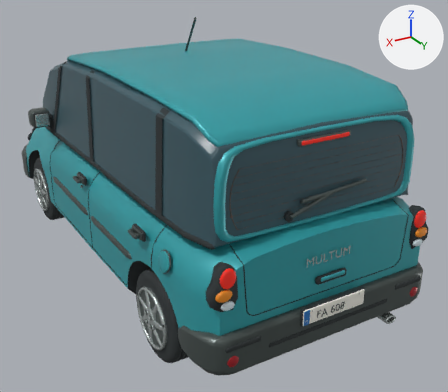
Two versions of the Blender file source_blender/Multum.blend, one commit apart.
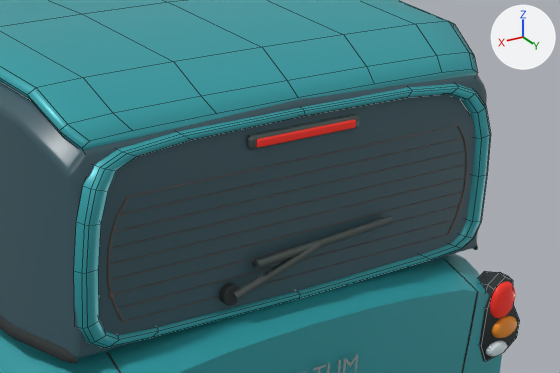
The first picture shows the older version from a 50 mm camera at (2.28, 4.52, 2.69) aimed at (-0.23, 0.33, 0.59). The close-ups show the older and then the newer version on the part from 40% to 100% of the width and 19% to 65% of the height of that picture. Only the edits that show in the close-ups are written down. Lighting does not change. The marker at upper right points along +X, +Y and +Z. The close-ups show mesh edges as thin lines.

Objects in the first close-up: 'Centre brake lamp', 'Centre stop light housing', 'Continuous lower window seal.001', 'Painted rear window surround', 'Panoramic glasshouse', 'Rear window heater trace.003', 'Rear wiper arm', 'Rear wiper blade rail', 'Rounded body and short bonnet', 'Rounded rear lamp housing', 'Rounded roof skin', 'Tail lamp' and 15 more.
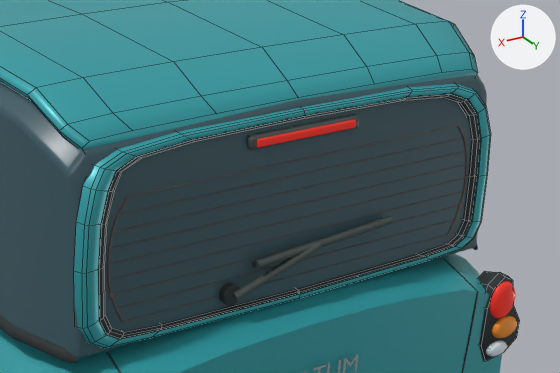
Location of each change, [x1, y1, x2, y2] in pixels of the close-ups (560 x 373 px):
'Rear window rubber gasket', added
    after: [99, 94, 480, 339]

Patch to the scene script:
```diff
--- a/source_blender/Multum.blend.py
+++ b/source_blender/Multum.blend.py
@@ me_rear_window_rubber_gasket @@
+me_rear_window_rubber_gasket.from_pydata(...)  # 110 vertices, 88 faces; spans x -0.694..0.694, y 1.833..1.886, z 1.08..1.618
+me_rear_window_rubber_gasket.polygons.foreach_set('use_smooth', [True] * 88)
+me_rear_window_rubber_gasket.materials.append(mat_tire_rubber)  # dark grey #2c3234
@@ ob_rear_window_rubber_gasket @@
+ob_rear_window_rubber_gasket = bpy.data.objects.new('Rear window rubber gasket', me_rear_window_rubber_gasket)
+ob_rear_window_rubber_gasket.parent = ob_fait_multum
+ob_rear_window_rubber_gasket.location = (0.0, 0.0, 0.0)
```
